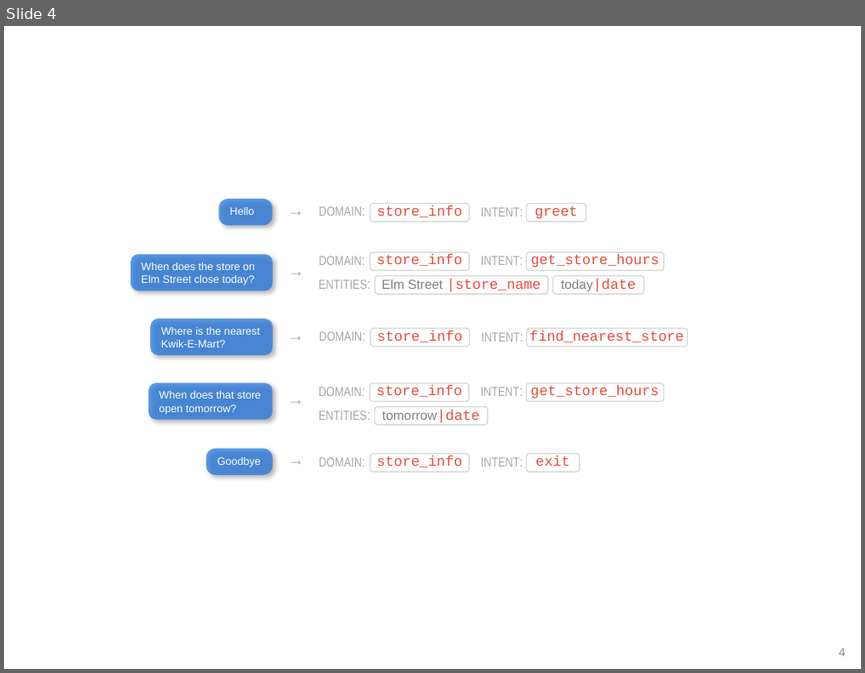
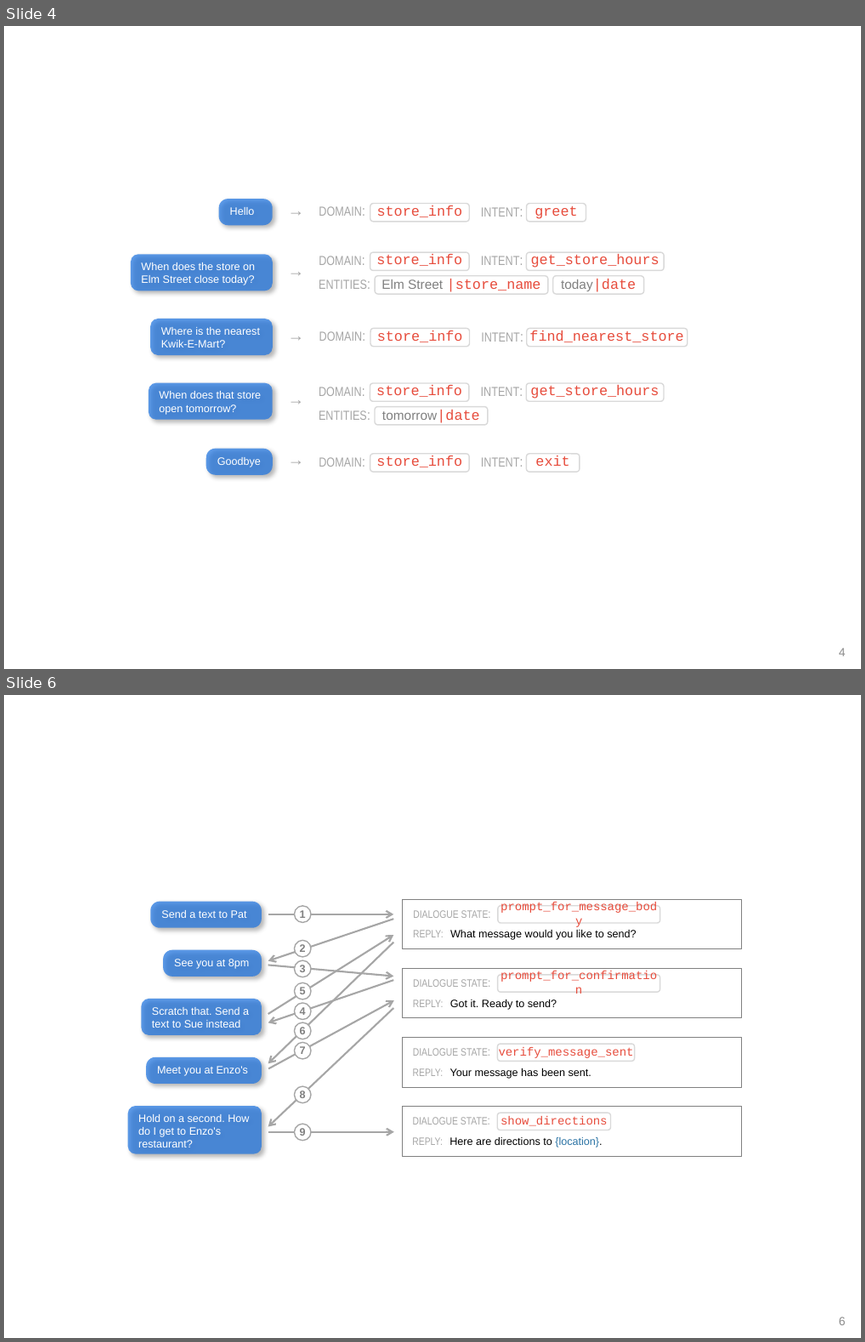
Before and after one commit to cisco/mindmeld, a slide deck: docs/source/images/images.pptx. Shown one above the other, each under a label of ours: slide 4 before the commit, slides 4 and 6 after it; the slides between them are not shown. The pictures are 865x673 and 865x1342 pixels, drawn with LibreOffice and Linux fonts; fonts in the diff are those of the drawing. Boxes give left, top, right and bottom in pixels: in the first picture for what was removed or moved away, otherwise in the second. Text is boxed around its words. In the diff, an @@ line names an element or a change of style, - is before the commit and + after.

```diff
--- a/docs/source/images/images.pptx
+++ b/docs/source/images/images.pptx
@@ slide 6 added at <box>4,695,861,1338</box>, background #FFFFFF @@
@@ group added at <box>128,899,742,1156</box>: 17 texts, 13 rounded rectangles, 9 arrows, 9 ellipses @@
+Send a text to Pat
+DIALOGUE STATE:
+prompt_for_message_body
+REPLY: What message would you like to send?
+DIALOGUE STATE:
+prompt_for_confirmation
+REPLY: Got it. Ready to send?
+DIALOGUE STATE:
+verify_message_sent
+REPLY: Your message has been sent.
+1
+2
+Hold on a second. How do I get to Enzo's restaurant?
+3
+See you at 8pm
+Scratch that. Send a text to Sue instead
+Meet you at Enzo's
+DIALOGUE STATE:
+show_directions
+REPLY: Here are directions to {location}.
+4
+5
+6
+7
+8
+9
@@ page number added at <box>839,1316,846,1325</box>, 10 pt, text #8C8C8C @@
+6
```
Also in this commit, not shown: 2 other slides added, 9 other files.
